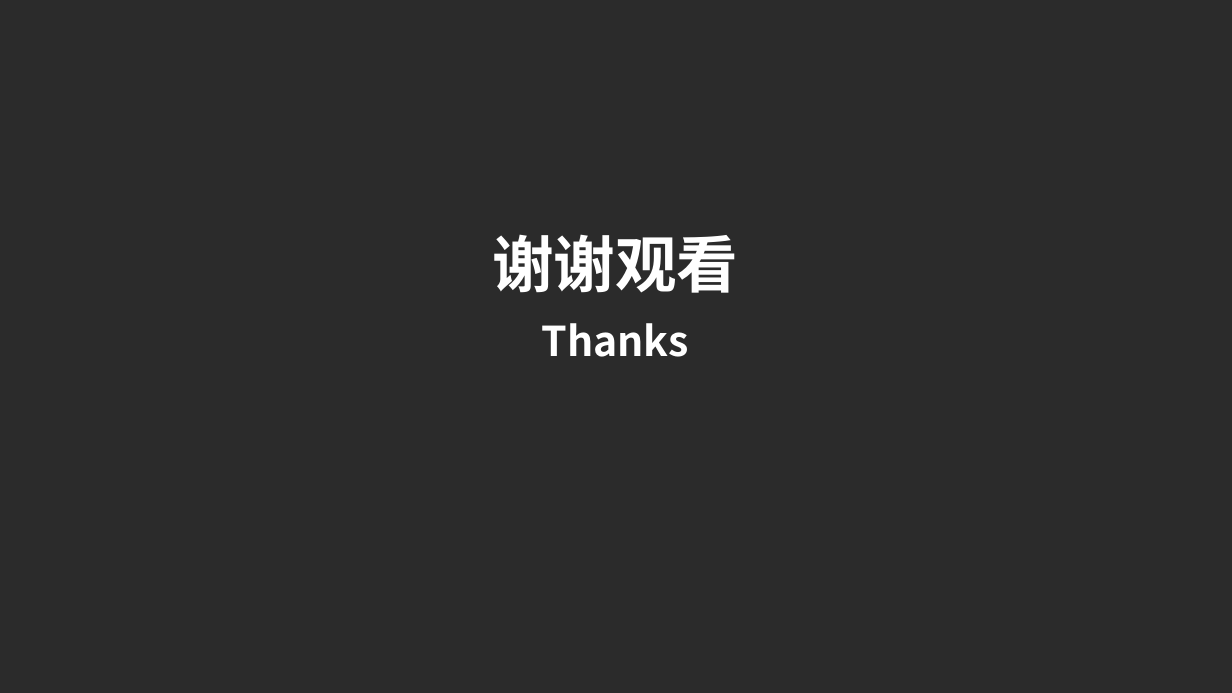
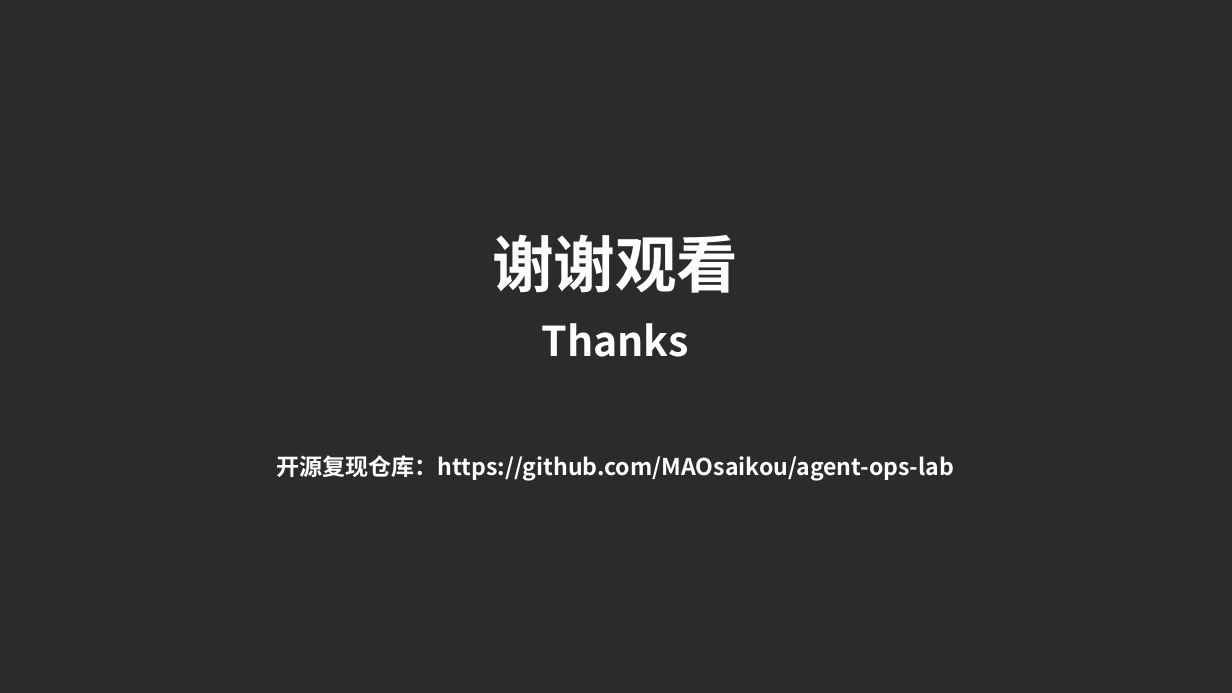
Before and after one commit to MAOsaikou/agent-ops-lab, a slide deck: slide 14 of docs/AgentOps-Harness-答辩PPT.pptx. Drawn at 1232x693 pixels with LibreOffice and Linux fonts; fonts in the diff are those of the drawing; background and template pictures are left out; a plain dark background stands for a picture behind light text. Boxes give left, top, right and bottom in pixels: in the first picture for what was removed or moved away, otherwise in the second. Text is boxed around its words. In the diff, an @@ line names an element or a change of style, - is before the commit and + after.

Commit message:
补充公开GitHub源码仓库链接与评审复现说明

```diff
--- a/docs/AgentOps-Harness-答辩PPT.pptx
+++ b/docs/AgentOps-Harness-答辩PPT.pptx
@@ text added at (276, 455, 954, 481), 18 pt, text #FFFFFF, bold @@
+开源复现仓库：https://github.com/MAOsaikou/agent-ops-lab
```
Also in this commit, not shown: 4 other files.
